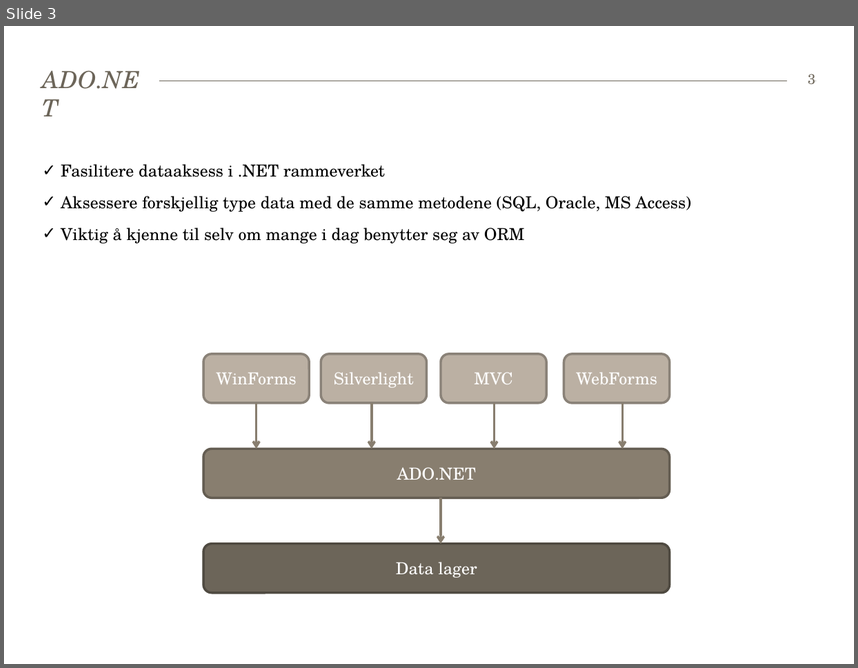
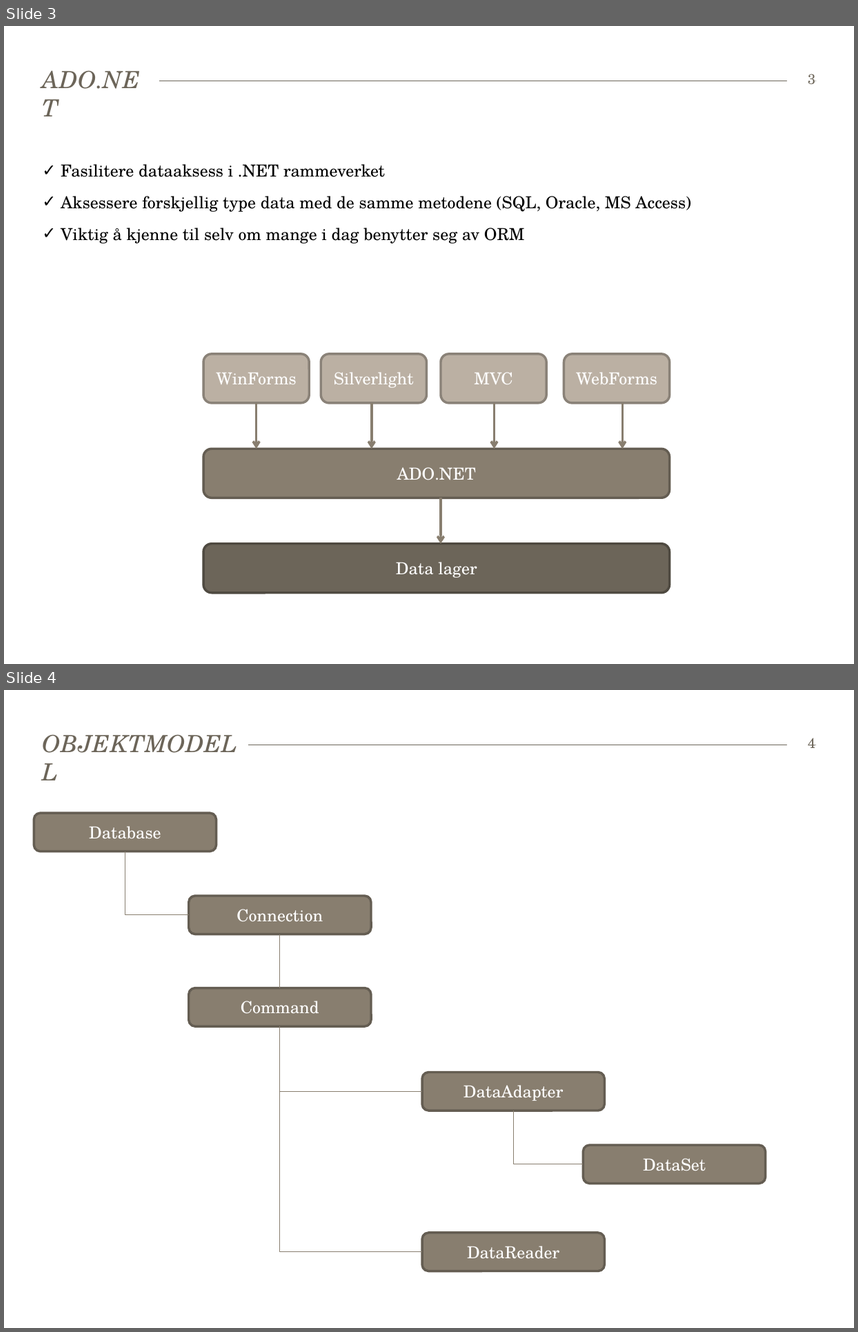
Before and after one commit to bekk/dotnetkurs, a slide deck: persistingData/persistingData.pptx. Shown one above the other, each under a label of ours: slide 3 before the commit, slides 3 and 4 after it. The pictures are 858x668 and 858x1332 pixels, drawn with LibreOffice and Linux fonts; fonts in the diff are those of the drawing. Boxes give left, top, right and bottom in pixels: in the first picture for what was removed or moved away, otherwise in the second. Text is boxed around its words. In the diff, an @@ line names an element or a change of style, - is before the commit and + after.

```diff
--- a/persistingData/persistingData.pptx
+++ b/persistingData/persistingData.pptx
@@ slide 4 added at (x1=4, y1=690, x2=854, y2=1328), background #FFFFFF; not listed: 1 template element that a slide beside it also shows @@
@@ title added at (x1=34, y1=729, x2=248, y2=758), 20 pt, text #6C6559, italic @@
+OBJEKTMODELL
@@ page number added at (x1=808, y1=738, x2=815, y2=748), 12 pt, text #6C6559 @@
+4
@@ rounded rectangle added at (x1=34, y1=814, x2=217, y2=851), fill #887E6F, outline #655D52 2 pt, 14 pt, text #FFFFFF @@
+Database
@@ elbow line added from (125, 851) to (188, 915), #887E6F 0.5 pt @@
@@ rounded rectangle added at (x1=188, y1=896, x2=371, y2=934), fill #887E6F, outline #655D52 2 pt, 14 pt, text #FFFFFF @@
+Connection
@@ line added from (280, 934) to (280, 987), #887E6F 0.5 pt @@
@@ rounded rectangle added at (x1=188, y1=987, x2=371, y2=1026), fill #887E6F, outline #655D52 2 pt, 14 pt, text #FFFFFF @@
+Command
@@ elbow line added from (280, 1026) to (422, 1252), #887E6F 0.5 pt @@
@@ rounded rectangle added at (x1=422, y1=1072, x2=605, y2=1110), fill #887E6F, outline #655D52 2 pt, 14 pt, text #FFFFFF @@
+DataAdapter
@@ line added from (422, 1092) to (280, 1092), #887E6F 0.5 pt @@
@@ elbow line added from (513, 1110) to (583, 1164), #887E6F 0.5 pt @@
@@ rounded rectangle added at (x1=583, y1=1145, x2=766, y2=1183), fill #887E6F, outline #655D52 2 pt, 14 pt, text #FFFFFF @@
+DataSet
@@ rounded rectangle added at (x1=422, y1=1232, x2=605, y2=1270), fill #887E6F, outline #655D52 2 pt, 14 pt, text #FFFFFF @@
+DataReader
```
Also in this commit, not shown: 2 slides changed, 2 other slides added, 1 slide removed, 15 other files.
